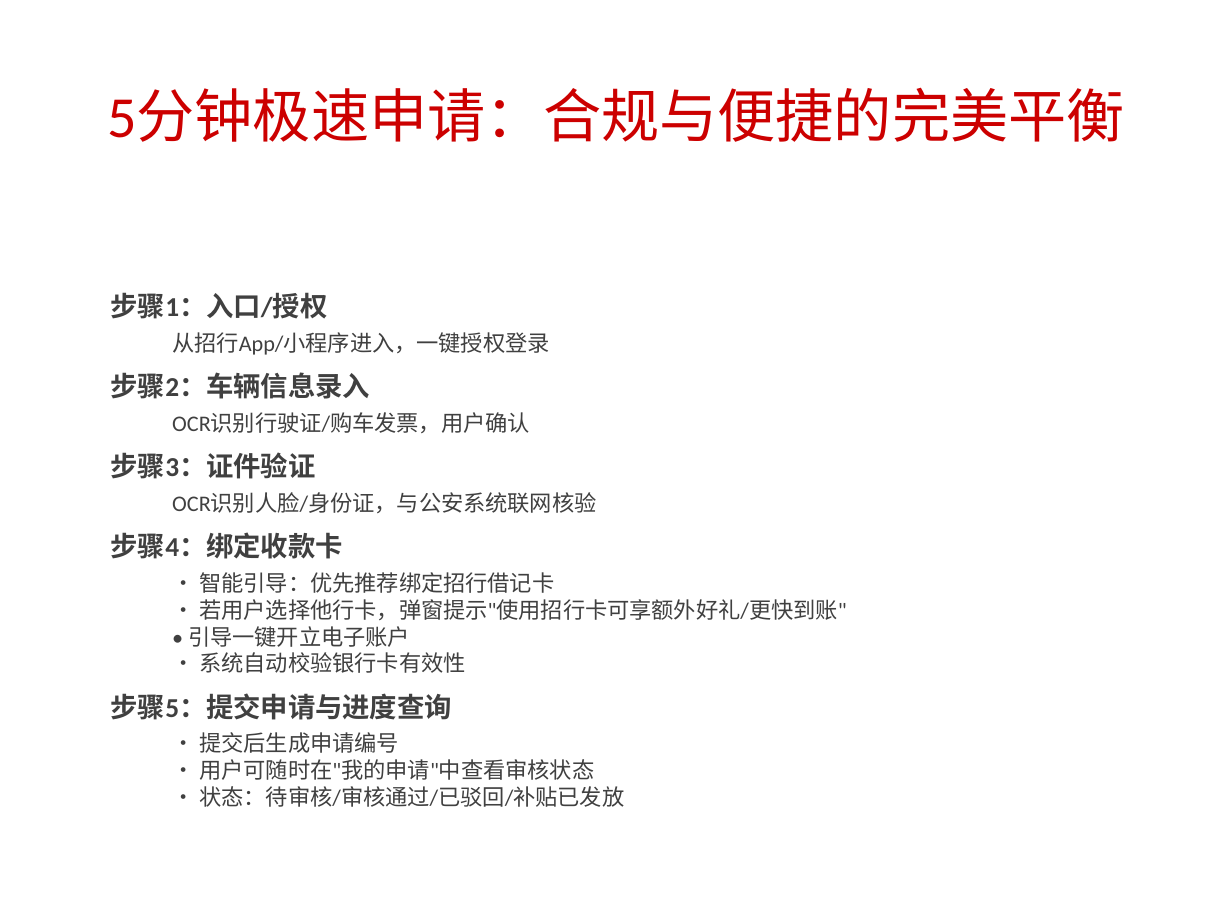
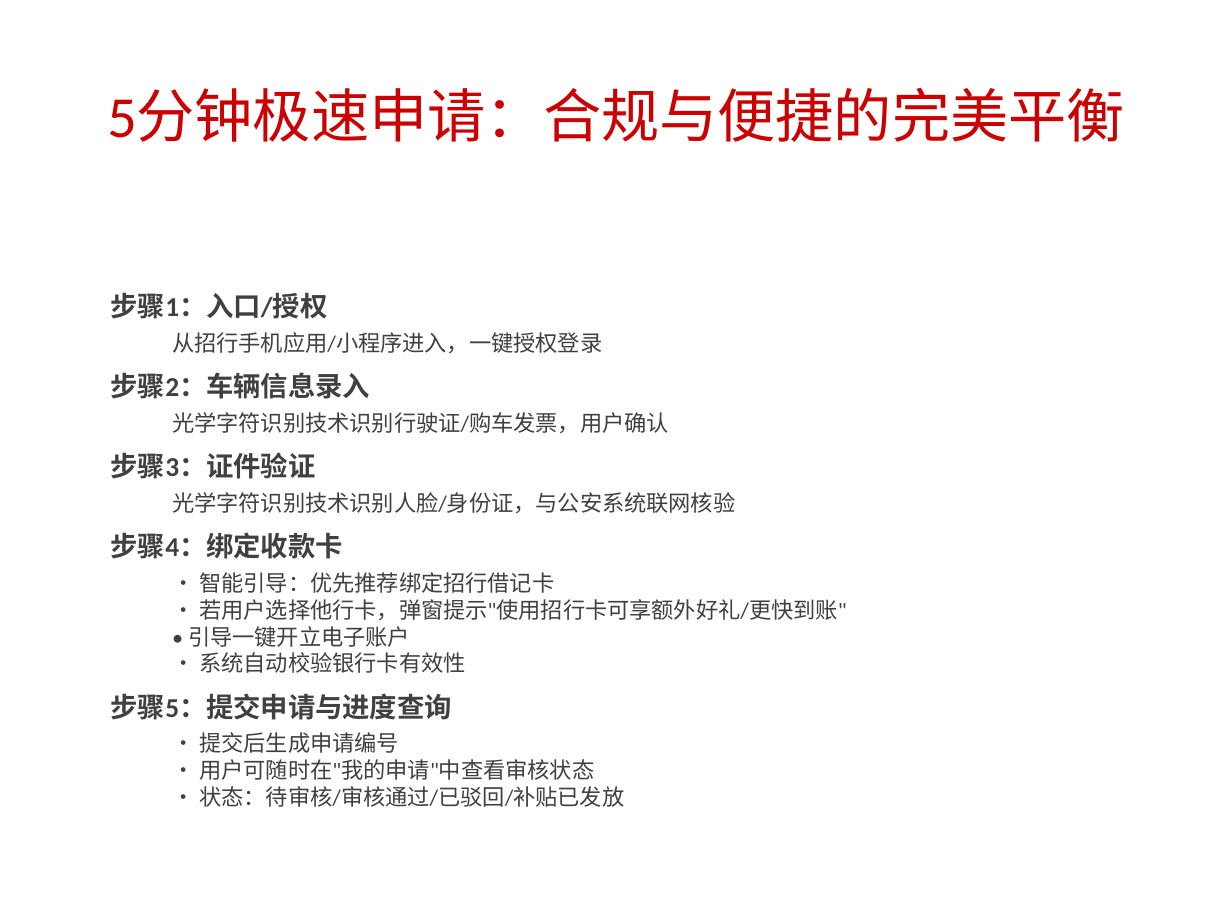
Before and after one commit to 12zhengwei/Multi-Modal-Car-Action-Recognition-1, a slide deck: slide 6 of 金陵购车节政企通补贴平台合作方案.pptx. Drawn at 1232x924 pixels with LibreOffice and Linux fonts; fonts in the diff are those of the drawing. Boxes give left, top, right and bottom in pixels: in the first picture for what was removed or moved away, otherwise in the second. Text is boxed around its words. In the diff, an @@ line names an element or a change of style, - is before the commit and + after.

```diff
--- a/金陵购车节政企通补贴平台合作方案.pptx
+++ b/金陵购车节政企通补贴平台合作方案.pptx
@@ text at bbox=[172, 332, 602, 353]: text changed @@
-  从招行App/小程序进入，一键授权登录
+  从招行手机应用/小程序进入，一键授权登录
@@ text at bbox=[172, 412, 669, 433]: text changed @@
-  OCR识别行驶证/购车发票，用户确认
+  光学字符识别技术识别行驶证/购车发票，用户确认
@@ text at bbox=[172, 492, 735, 513]: text changed @@
-  OCR识别人脸/身份证，与公安系统联网核验
+  光学字符识别技术识别人脸/身份证，与公安系统联网核验
```
Also in this commit, not shown: 6 other slides changed, 1 other file.
